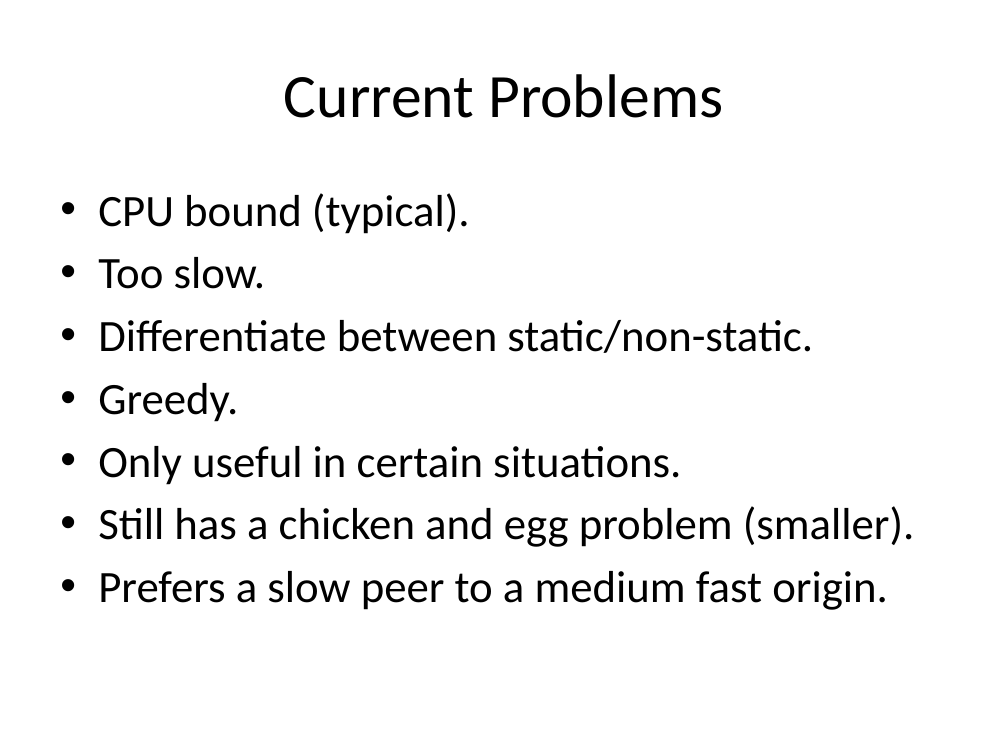
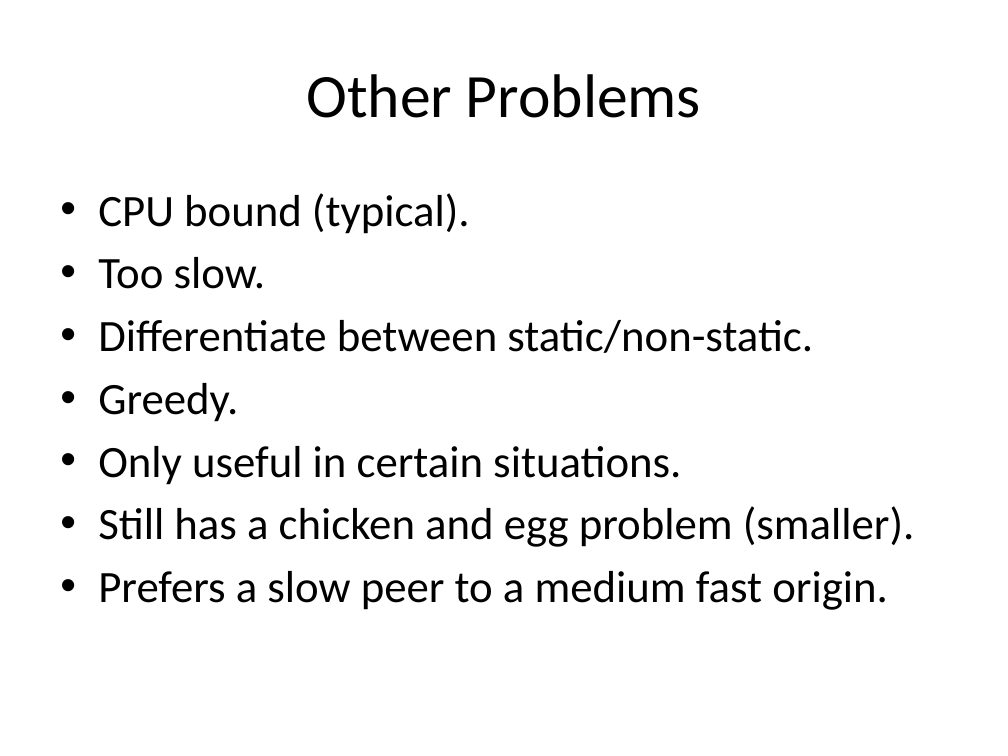
Before and after one commit to rdp/p2pwebclient, a slide deck: slide 43 of thesis_presentation/How to Make the Internet Faster.pptx. Drawn at 1008x756 pixels with LibreOffice and Linux fonts; fonts in the diff are those of the drawing. Boxes give left, top, right and bottom in pixels: in the first picture for what was removed or moved away, otherwise in the second. Text is boxed around its words. In the diff, an @@ line names an element or a change of style, - is before the commit and + after.

```diff
--- a/thesis_presentation/How to Make the Internet Faster.pptx
+++ b/thesis_presentation/How to Make the Internet Faster.pptx
@@ title at (x1=306, y1=74, x2=701, y2=118): text changed @@
-Current Problems
+Other Problems
```
Also in this commit, not shown: 20 other slides changed, 2 slides added, 2 slides removed.
